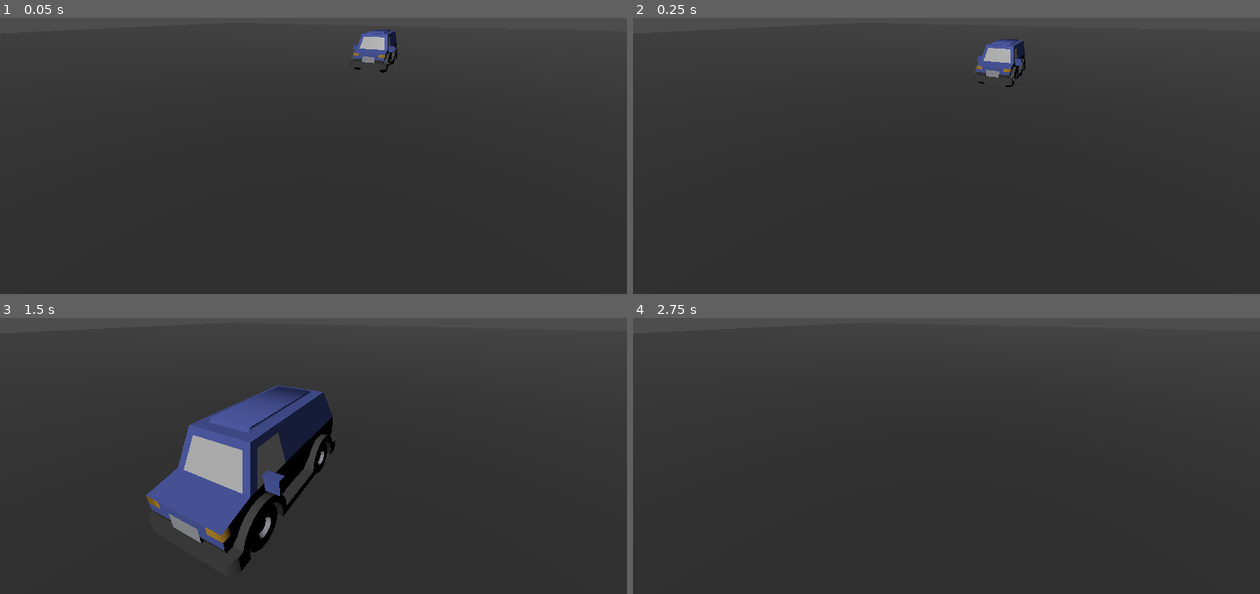
Above: before the commit, frames 1-4 (two rows, left to right).
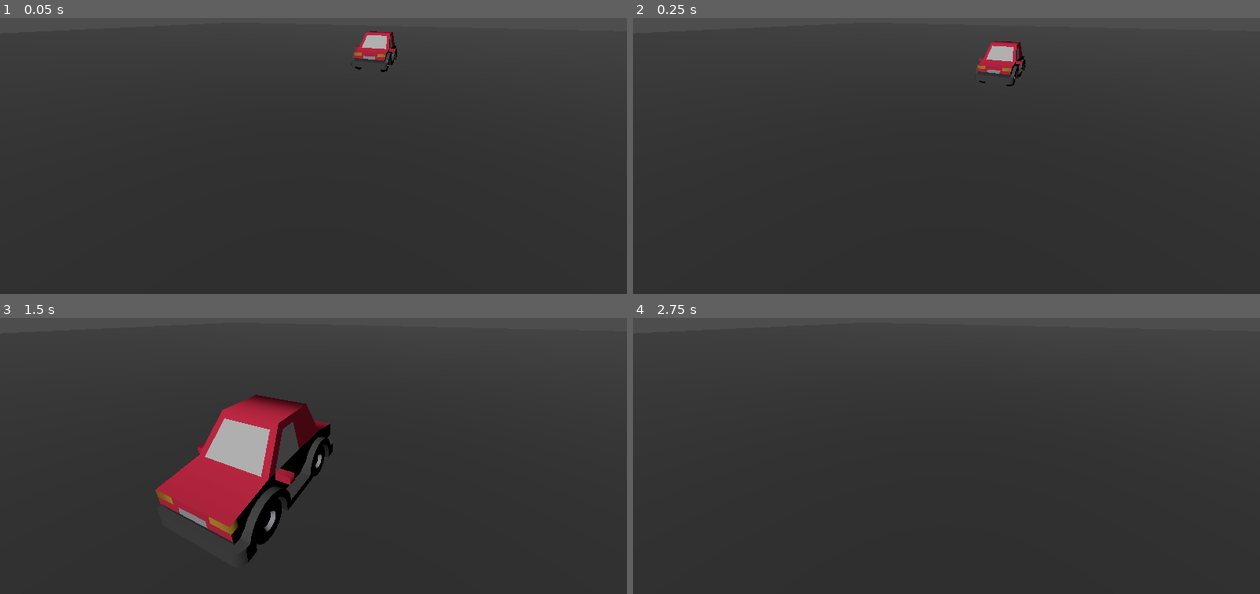
Above: after the commit, the same moments.

Repository: KathrynBrusewitz/load-random-model-test
Game: Godot game, scene res://scenes/world.tscn
Same seed, same stepped clock (60 frames per second), same inputs: the game is played once before the commit and once after it.
Inputs:
- Up to frame 1 (0.05 s): no input
- Up to frame 2 (0.25 s): no input
- Up to frame 3 (1.5 s): no input
- Up to frame 4 (2.75 s): no input

The runs differ from the first frame. In frame 1, 0.5% of the frame differs, in the area x 55-64%, y 4-20%; in frame 2, 0.6%; in frame 3, 9.3%, in the area x 23-54%, y 24-92%; in frame 4, nothing differs.

Commit message:
Move random loading into spawn point; remove unnecessary Vehicle scene

Diff:
--- a/scenes/vehicle.tscn
+++ /dev/null
@@ -1,6 +0,0 @@
-[gd_scene load_steps=2 format=3 uid="uid://bf00gu63bp5rw"]
-
-[ext_resource type="Script" path="res://scripts/Vehicle.gd" id="1_suoci"]
-
-[node name="Vehicle" type="Node3D"]
-script = ExtResource("1_suoci")
--- a/scenes/world.tscn
+++ b/scenes/world.tscn
@@ -1,7 +1,6 @@
-[gd_scene load_steps=5 format=3 uid="uid://l3gy7f5888iw"]
+[gd_scene load_steps=4 format=3 uid="uid://l3gy7f5888iw"]
 
 [ext_resource type="Script" path="res://scripts/SpawnPoint.gd" id="1_6e25e"]
-[ext_resource type="PackedScene" uid="uid://bf00gu63bp5rw" path="res://scenes/vehicle.tscn" id="2_df0va"]
 
 [sub_resource type="StandardMaterial3D" id="StandardMaterial3D_4qsso"]
 albedo_color = Color(0.188235, 0.188235, 0.188235, 1)
@@ -28,4 +27,3 @@
 height = 1.0
 material = SubResource("StandardMaterial3D_lhwqf")
 script = ExtResource("1_6e25e")
-vehicle_scene = ExtResource("2_df0va")
--- a/scripts/SpawnPoint.gd
+++ b/scripts/SpawnPoint.gd
@@ -2,7 +2,11 @@
 extends CSGCylinder3D
 
 
-@export var vehicle_scene: PackedScene
+const RESOURCE_PATHS: Array[StringName] = [
+	"res://scenes/vehicles/sedan.tscn",
+	"res://scenes/vehicles/suv.tscn",
+	"res://scenes/vehicles/van.tscn"
+]
 
 
 func _ready():
@@ -10,6 +14,7 @@
 
 
 func spawn_vehicle() -> void:
-	var vehicle = vehicle_scene.instantiate()
-	vehicle.initialize(position)
+	var path: String = RESOURCE_PATHS.pick_random()
+	var vehicle = load(path).instantiate()
+	vehicle.translate(position)
 	get_parent().add_child.call_deferred(vehicle)
--- a/scripts/Vehicle.gd
+++ /dev/null
@@ -1,17 +0,0 @@
-class_name Vehicle
-extends Node3D
-
-
-const RESOURCE_PATHS: Array[StringName] = [
-	"res://scenes/vehicles/sedan.tscn",
-	"res://scenes/vehicles/suv.tscn",
-	"res://scenes/vehicles/van.tscn"
-]
-
-
-func initialize(location: Vector3) -> void:
-	var path: String = RESOURCE_PATHS.pick_random()
-	var vehicle_model = load(path).instantiate()
-
-	translate(location)
-	add_child(vehicle_model)
--- a/scripts/VehicleModel.gd
+++ b/scripts/VehicleModel.gd
@@ -12,6 +12,7 @@
 
 	move_and_slide()
 
+
 func _ready():
 	velocity = Vector3.MODEL_FRONT * speed
 	velocity = velocity.rotated(Vector3.UP, rotation.y)
